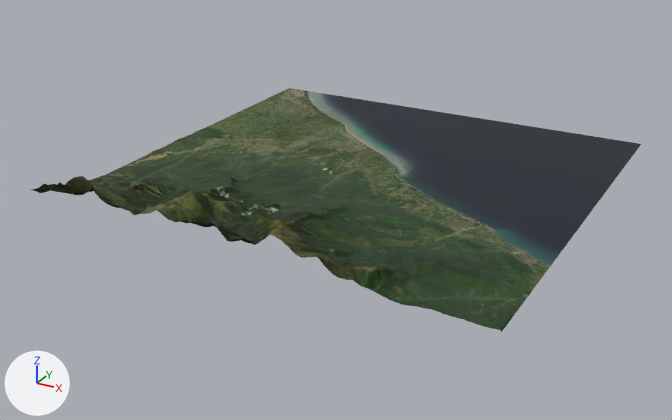
The glTF model assets/models/terrain/terrain.glb as it was, and as the next commit left it.
Before and after are seen from a 50 mm lens placed at (8.81, -17.3, 7.62), pointed at (-0.3, -0.74, -0.66). Arrows for +X, +Y and +Z are at lower left; the lights stay in place.

In view in the first picture: 'Main.001'.
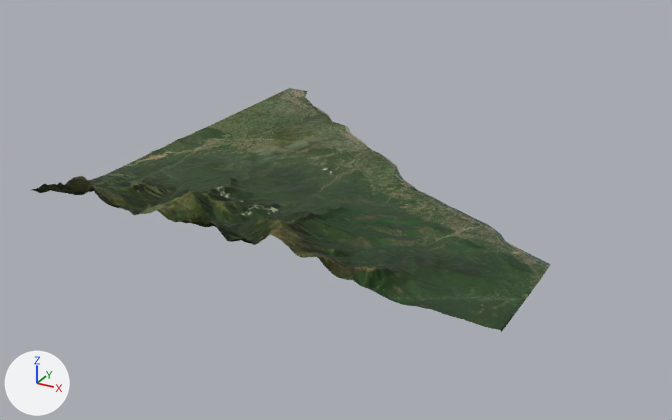
Pixel boxes (x1, y1, x2, y2) of what changed, in the pictures (672 x 420 px):
'Main.001', reshaped (15% narrower): before (32, 88, 641, 332); after (32, 88, 551, 332)
part 1 of me_grid_002, deleted (black): before (305, 91, 641, 276)

The change, as a diff of the scene's bpy script:
```diff
--- a/assets/models/terrain/terrain.glb.py
+++ b/assets/models/terrain/terrain.glb.py
@@ me_grid_002 @@
 # used by ob_main_001; location = (0.0, 0.0, 0.0)
-me_grid_002.from_pydata(...)  # 15887 vertices, 31456 faces; spans x -5.0..5.0, y -5.0..5.0, z 0.0..1.0
+me_grid_002.from_pydata(...)  # 15885 vertices, 31422 faces; spans x -5.0..5.0, y -5.0..5.0, z 0.0..1.0
+# me_grid_002 part 1
+# 2 vertices are removed from x 4.98..5.0, y 5.0, z 0.0
+# 34 faces are deleted
 me_grid_002.materials.append(mat_main)
```
